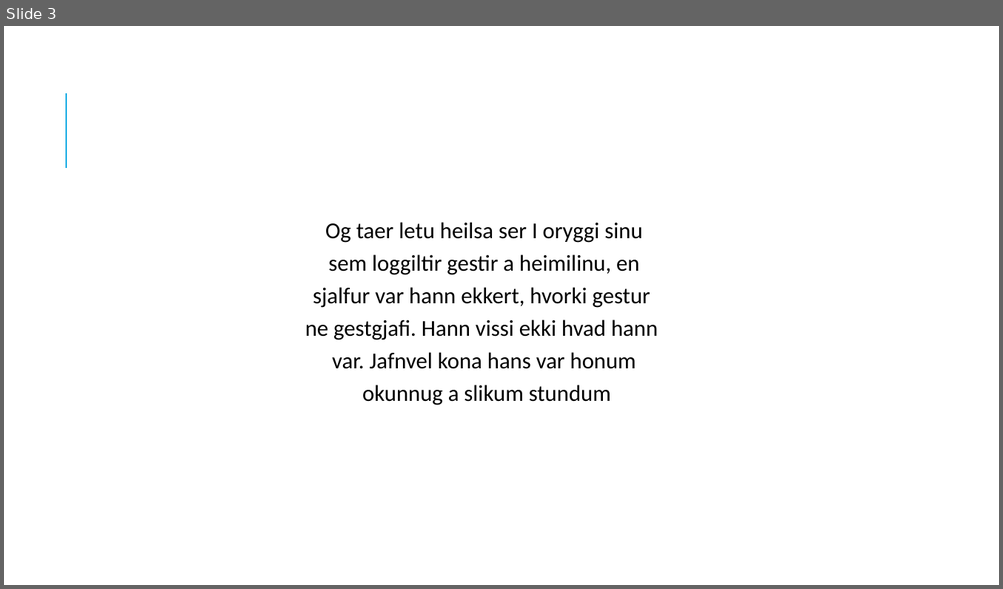
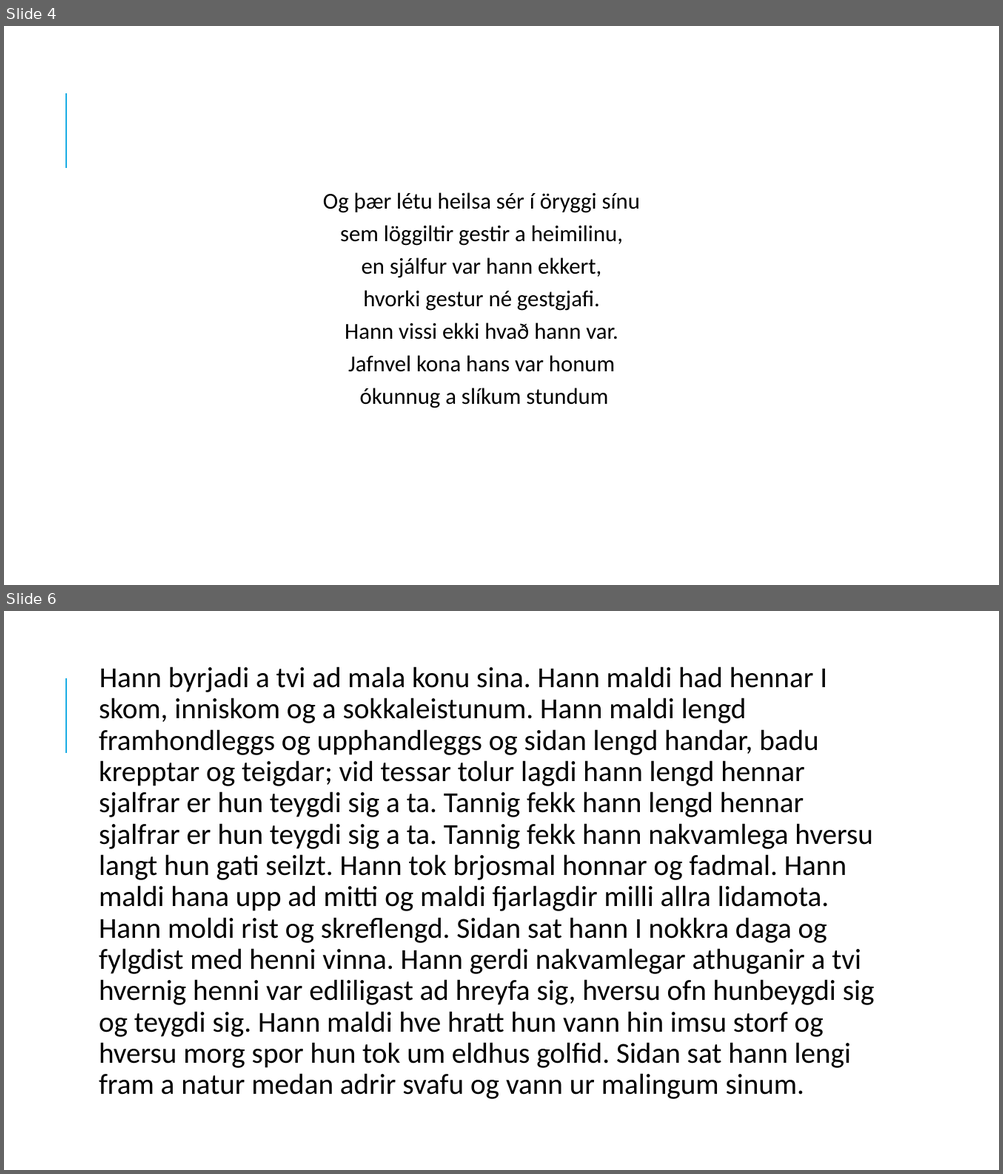
Before and after one commit to PallGudbrandsson/Skoli2017V, a slide deck: ISL/Veizla Undir Grjotvegg.pptx. Shown one above the other, each under a label of ours: slide 3 before the commit, slides 4 and 6 after it; the slides between them are not shown. The pictures are 1003x589 and 1003x1174 pixels, drawn with LibreOffice and Linux fonts; fonts in the diff are those of the drawing. Boxes give left, top, right and bottom in pixels: in the first picture for what was removed or moved away, otherwise in the second. Text is boxed around its words. In the diff, an @@ line names an element or a change of style, - is before the commit and + after.

```diff
--- a/ISL/Veizla Undir Grjotvegg.pptx
+++ b/ISL/Veizla Undir Grjotvegg.pptx
@@ slide 6 added at box(4, 611, 999, 1170), background #FFFFFF; not listed: 1 template element that a slide beside it also shows @@
@@ text added at box(99, 667, 874, 1099), 28 pt, text #000000 @@
+  Hann byrjadi a tvi ad mala konu sina. Hann maldi had hennar I skom, inniskom og a sokkaleistunum. Hann maldi lengd framhondleggs og upphandleggs og sidan lengd handar, badu krepptar og teigdar; vid tessar tolur lagdi hann lengd hennar sjalfrar er hun teygdi sig a ta. Tannig fekk hann lengd hennar sjalfrar er hun teygdi sig a ta. Tannig fekk hann nakvamlega hversu langt hun gati seilzt. Hann tok brjosmal honnar og fadmal. Hann maldi hana upp ad mitti og maldi fjarlagdir milli allra lidamota. Hann moldi rist og skreflengd. Sidan sat hann I nokkra daga og fylgdist med henni vinna. Hann gerdi nakvamlegar athuganir a tvi hvernig henni var edliligast ad hreyfa sig, hversu ofn hunbeygdi sig og teygdi sig. Hann maldi hve hratt hun vann hin imsu storf og hversu morg spor hun tok um eldhus golfid. Sidan sat hann lengi fram a natur medan adrir svafu og vann ur malingum sinum.
@@ what was slide 3 is now slide 4 @@
@@ slide 4 changed as well @@
@@ text at box(323, 192, 640, 409): text changed @@
-Og taer letu heilsa ser I oryggi sinu
-sem loggiltir gestir a heimilinu, en
-sjalfur var hann ekkert, hvorki gestur
-ne gestgjafi. Hann vissi ekki hvad hann
-var. Jafnvel kona hans var honum
-okunnug a slikum stundum
+Og þær létu heilsa sér í öryggi sínu
+sem löggiltir gestir a heimilinu,
+en sjálfur var hann ekkert,
+hvorki gestur né gestgjafi.
+Hann vissi ekki hvað hann var.
+Jafnvel kona hans var honum
+ókunnug a slíkum stundum
```
Also in this commit, not shown: 2 other slides changed, 5 other slides added, 13 other files.
